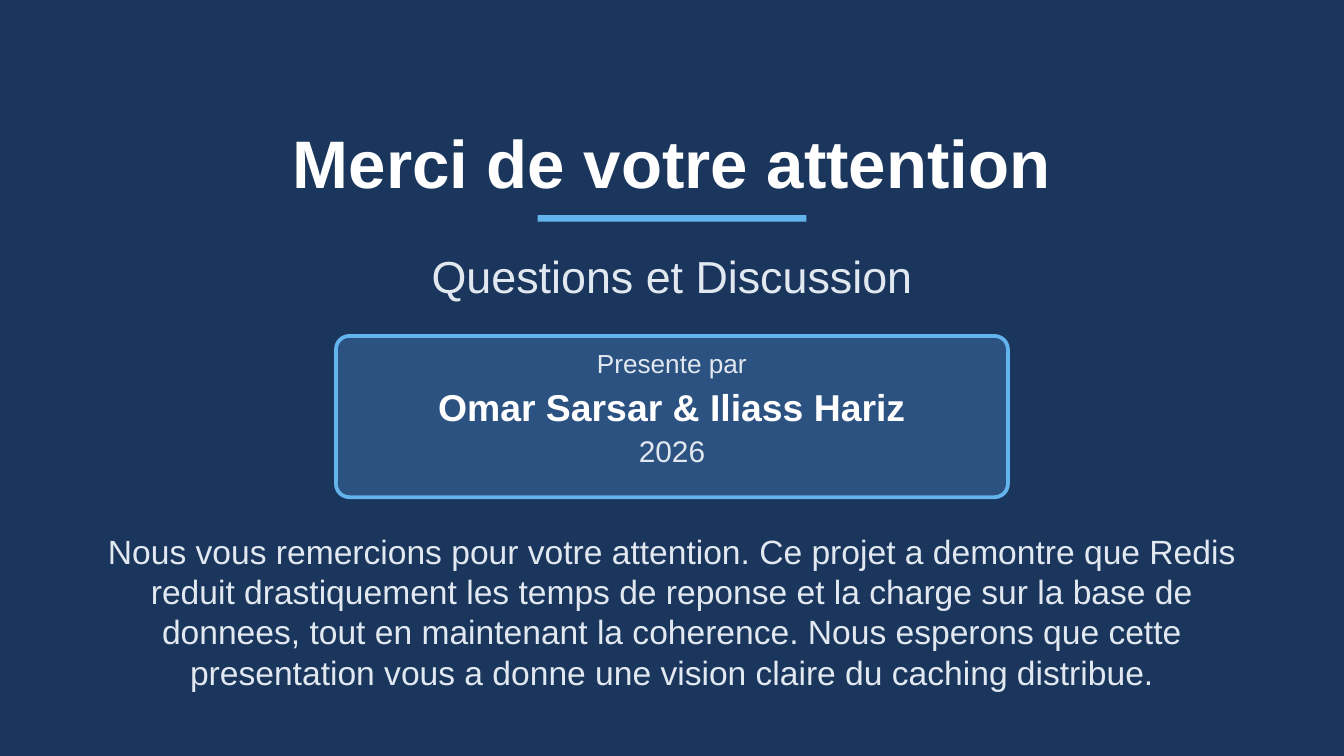
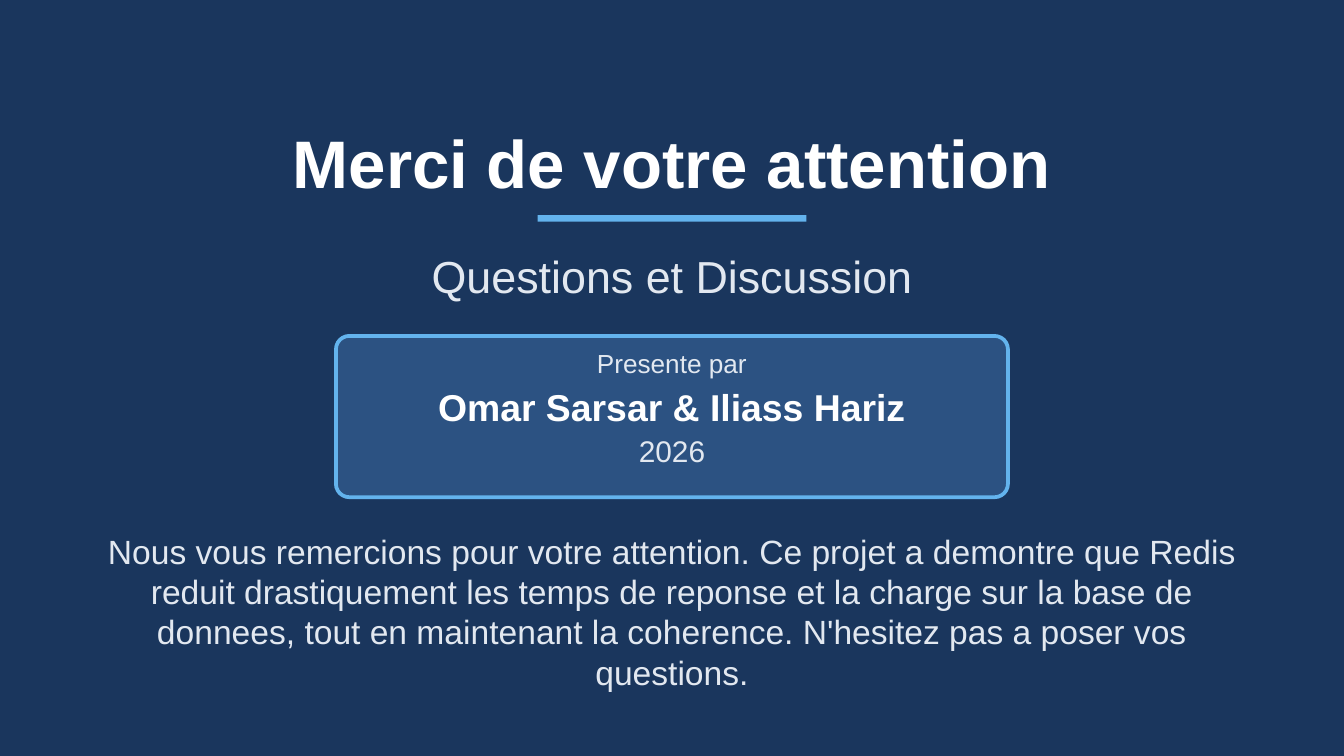
Before and after one commit to Zeinot/marketplace-saas, a slide deck: slide 10 of output/Presentation_Cache_Redis.pptx (slide 20 before the commit). Drawn at 1344x756 pixels with LibreOffice and Linux fonts; fonts in the diff are those of the drawing. Boxes give left, top, right and bottom in pixels: in the first picture for what was removed or moved away, otherwise in the second. Text is boxed around its words. In the diff, an @@ line names an element or a change of style, - is before the commit and + after.

```diff
--- a/output/Presentation_Cache_Redis.pptx
+++ b/output/Presentation_Cache_Redis.pptx
@@ text at [108, 539, 1235, 691]: text changed @@
-Nous vous remercions pour votre attention. Ce projet a demontre que Redis reduit drastiquement les temps de reponse et la charge sur la base de donnees, tout en maintenant la coherence. Nous esperons que cette presentation vous a donne une vision claire du caching distribue.
+Nous vous remercions pour votre attention. Ce projet a demontre que Redis reduit drastiquement les temps de reponse et la charge sur la base de donnees, tout en maintenant la coherence. N'hesitez pas a poser vos questions.
```
Also in this commit, not shown: 7 other slides changed, 1 slide added, 11 slides removed, 22 other files.
